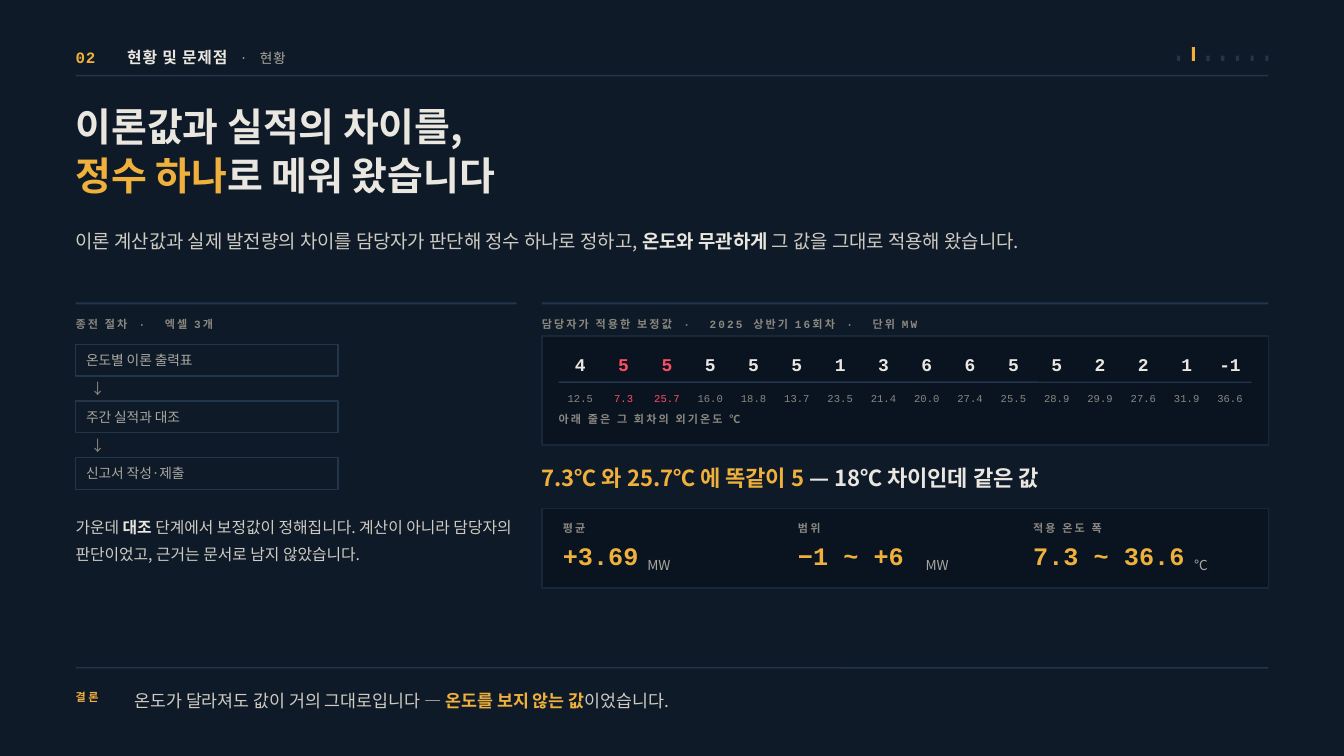
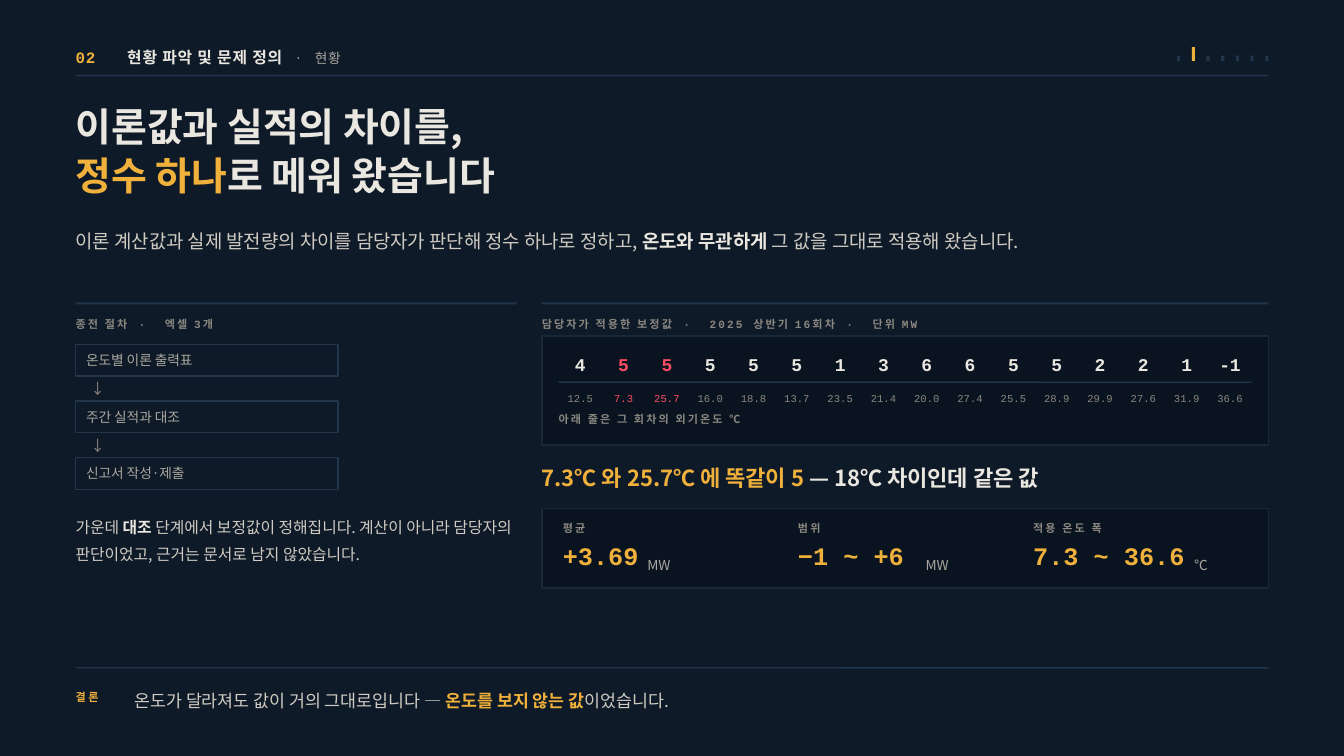
Before and after one commit to jooh-ai/Narae-AI, a slide deck: slide 5 of docs/ppt/위례_공급가능용량_최종발표.pptx. Drawn at 1344x756 pixels with LibreOffice and Linux fonts; fonts in the diff are those of the drawing. Boxes give left, top, right and bottom in pixels: in the first picture for what was removed or moved away, otherwise in the second. Text is boxed around its words. In the diff, an @@ line names an element or a change of style, - is before the commit and + after.

```diff
--- a/docs/ppt/위례_공급가능용량_최종발표.pptx
+++ b/docs/ppt/위례_공급가능용량_최종발표.pptx
@@ text at (76,49,341,65): text changed @@
-02 현황 및 문제점 · 현황
+02 현황 파악 및 문제 정의 · 현황
```
Also in this commit, not shown: 13 other slides changed, 1 other file.
